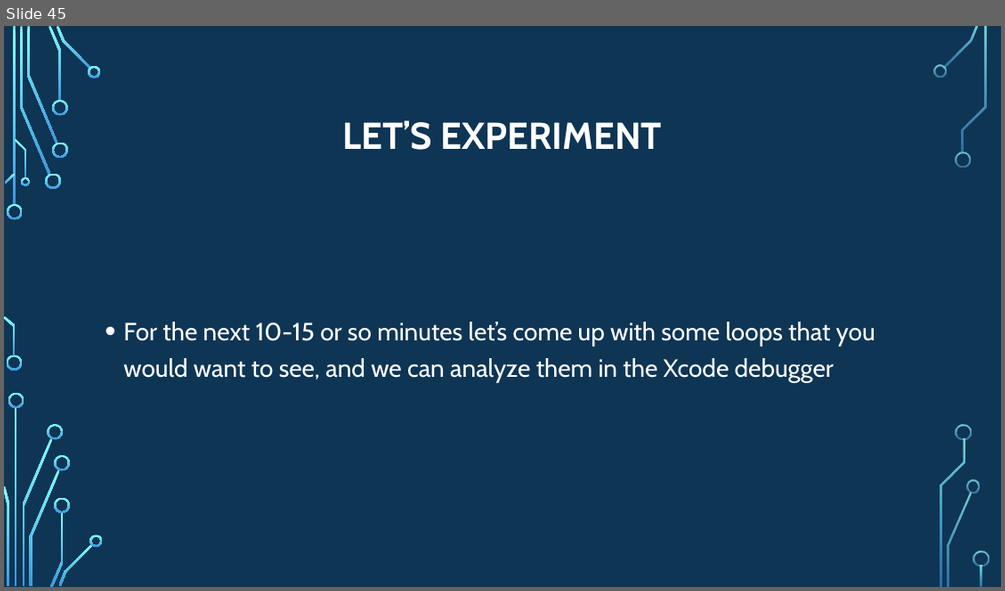
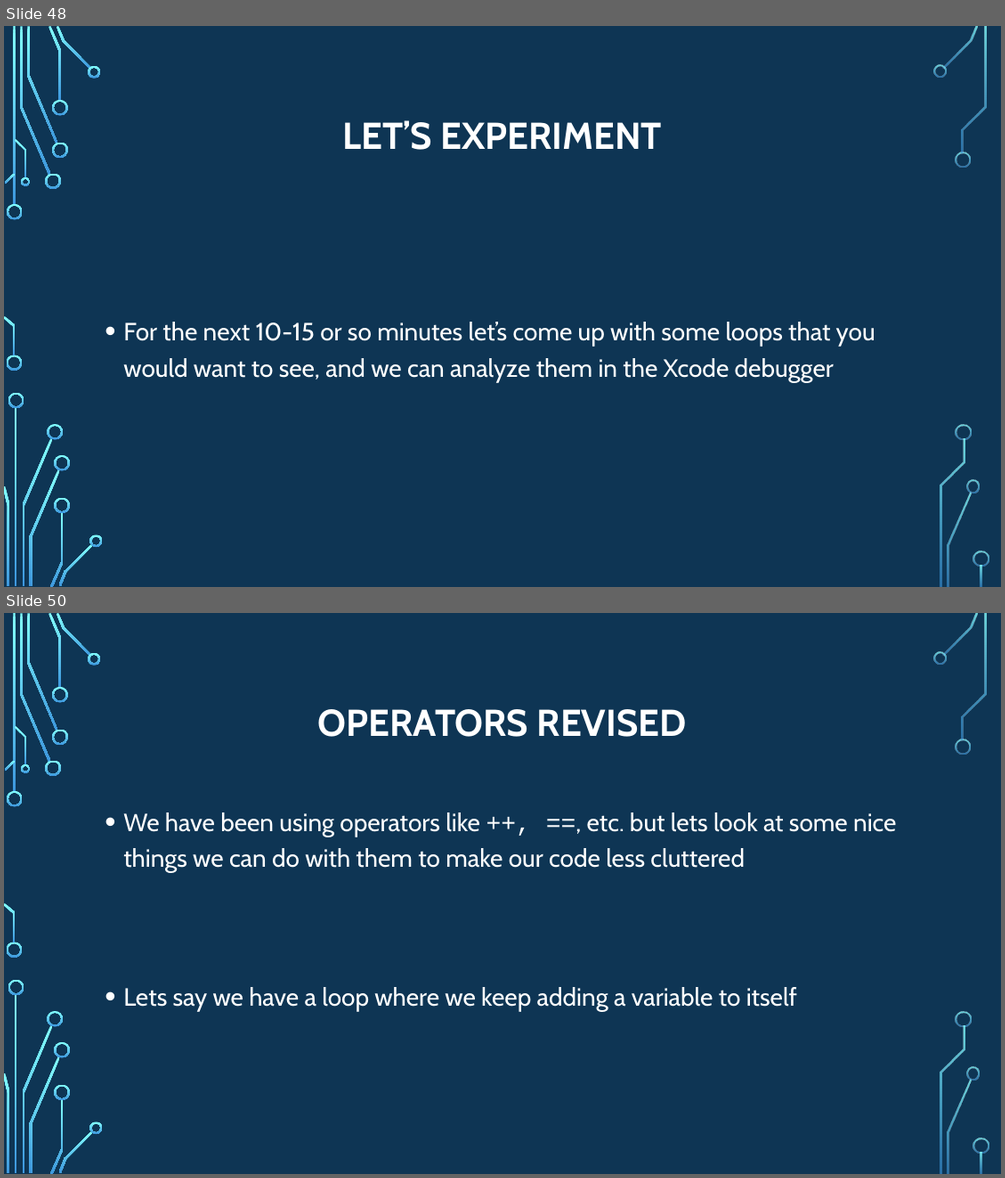
Before and after one commit to psypdt/ZIS_C-_Summer_Course_2019, a slide deck: Day_3/Day_3.pptx. Shown one above the other, each under a label of ours: slide 45 before the commit, slides 48 and 50 after it; the slides between them are not shown. The pictures are 1005x591 and 1005x1178 pixels, drawn with LibreOffice and Linux fonts; fonts in the diff are those of the drawing; background and template pictures are left out. Boxes give left, top, right and bottom in pixels: in the first picture for what was removed or moved away, otherwise in the second. Text is boxed around its words. In the diff, an @@ line names an element or a change of style, - is before the commit and + after.

```diff
--- a/Day_3/Day_3.pptx
+++ b/Day_3/Day_3.pptx
@@ slide 50 added at <box>4,613,1001,1174</box>, background picture (left out); not listed: 36 template elements that a slide beside it also shows @@
@@ title added at <box>318,709,687,737</box>, 36 pt, text #FFFFFF, bold @@
+OPERATORS REVISED
@@ text added at <box>123,812,896,1012</box>, 24 pt, text #FFFFFF @@
+• We have been using operators like ++, ==, etc. but lets look at some nice things we can do with them to make our code less cluttered
+• Lets say we have a loop where we keep adding a variable to itself
@@ what was slide 45 is now slide 48 @@
```
Also in this commit, not shown: 2 slides changed, 14 other slides added.
